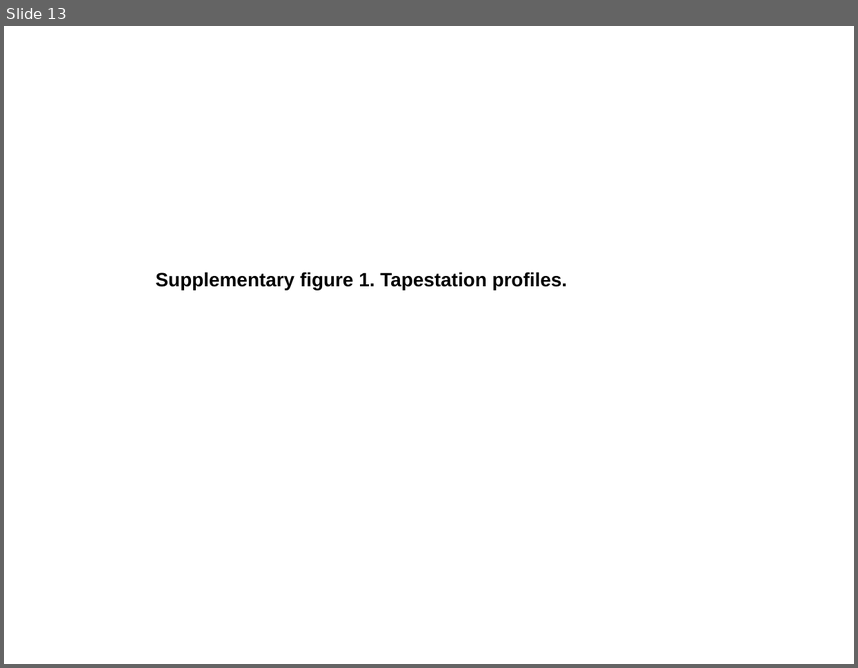
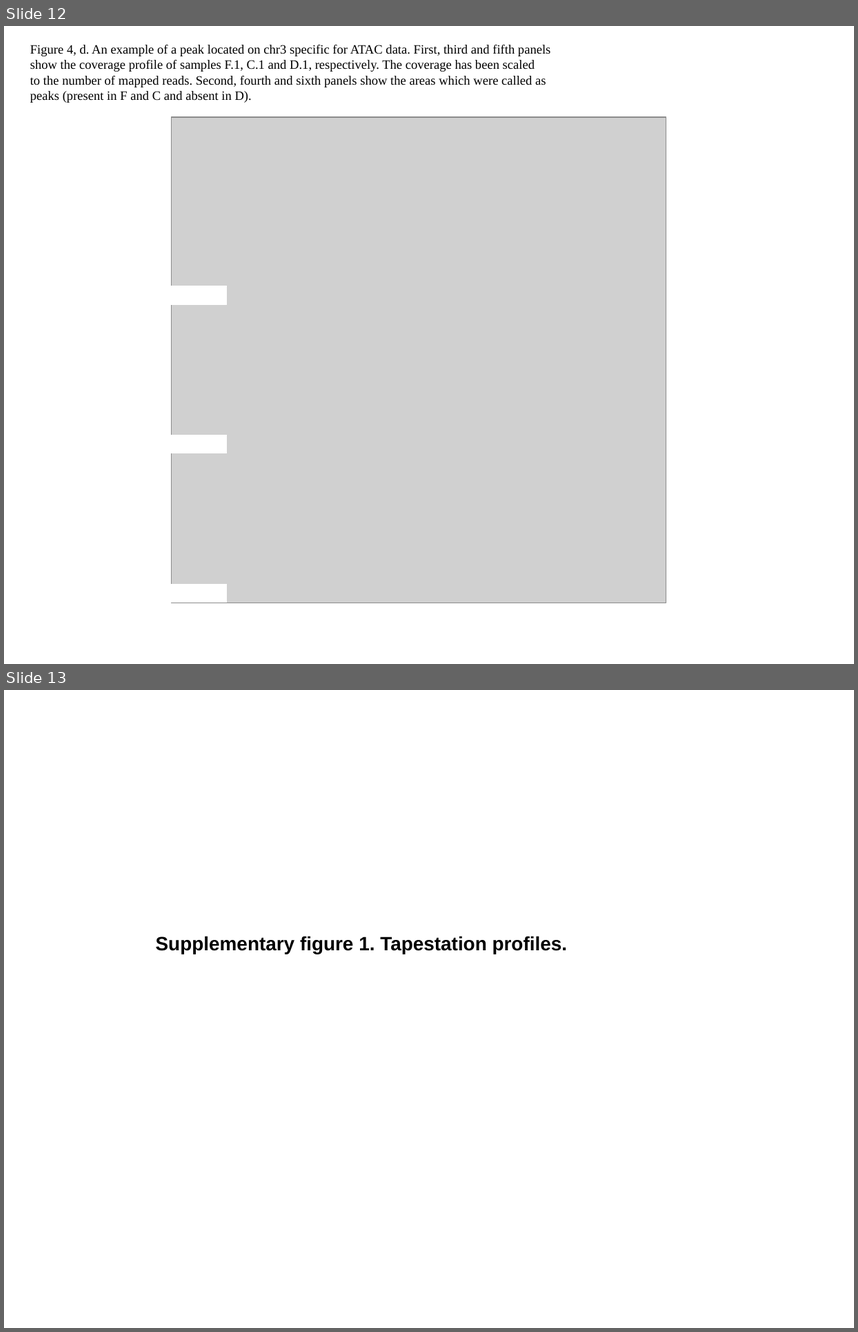
Before and after one commit to jknightlab/ATACseq_pipeline, a slide deck: Core_manuscript/Paper/Figures/ATAC_figures.odp. Shown one above the other, each under a label of ours: slide 13 before the commit, slides 12 and 13 after it. The pictures are 858x668 and 858x1332 pixels, drawn with LibreOffice and Linux fonts; fonts in the diff are those of the drawing; grey boxes stand for pictures. Boxes give left, top, right and bottom in pixels: in the first picture for what was removed or moved away, otherwise in the second. Text is boxed around its words. In the diff, an @@ line names an element or a change of style, - is before the commit and + after.

Commit message:
added figures about DNase

```diff
--- a/Core_manuscript/Paper/Figures/ATAC_figures.odp
+++ b/Core_manuscript/Paper/Figures/ATAC_figures.odp
@@ slide 12 added at <box>4,26,854,664</box>, background #FFFFFF @@
@@ text added at <box>30,45,550,103</box>, 12 pt, text #000000 @@
+Figure 4, d. An example of a peak located on chr3 specific for ATAC data. First, third and fifth panels
+show the coverage profile of samples F.1, C.1 and D.1, respectively. The coverage has been scaled
+to the number of mapped reads. Second, fourth and sixth panels show the areas which were called as
+peaks (present in F and C and absent in D).
@@ picture added at <box>172,117,666,602</box> @@
@@ rectangle added at <box>172,286,227,305</box>, fill #FFFFFF, outline #FFFFFF 0 pt @@
@@ rectangle added at <box>172,435,227,453</box>, fill #FFFFFF, outline #FFFFFF 0 pt @@
@@ rectangle added at <box>172,584,227,602</box>, fill #FFFFFF, outline #FFFFFF 0 pt @@
```
Also in this commit, not shown: 7 slides changed, 3 other slides added, 3 slides removed.
